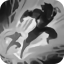
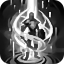
Layer changes from the first (64, 64) image to the second:
painted on "Layer 1" over [0, 0, 64, 64]
